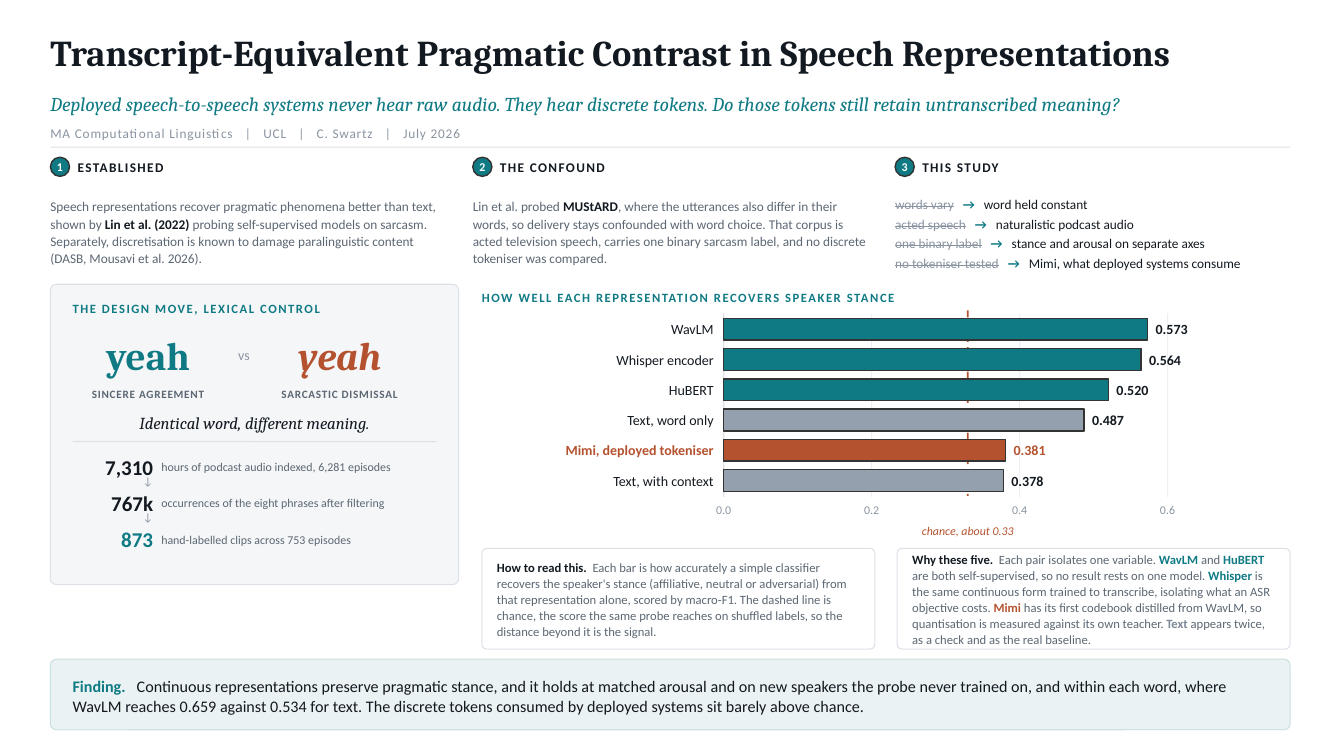
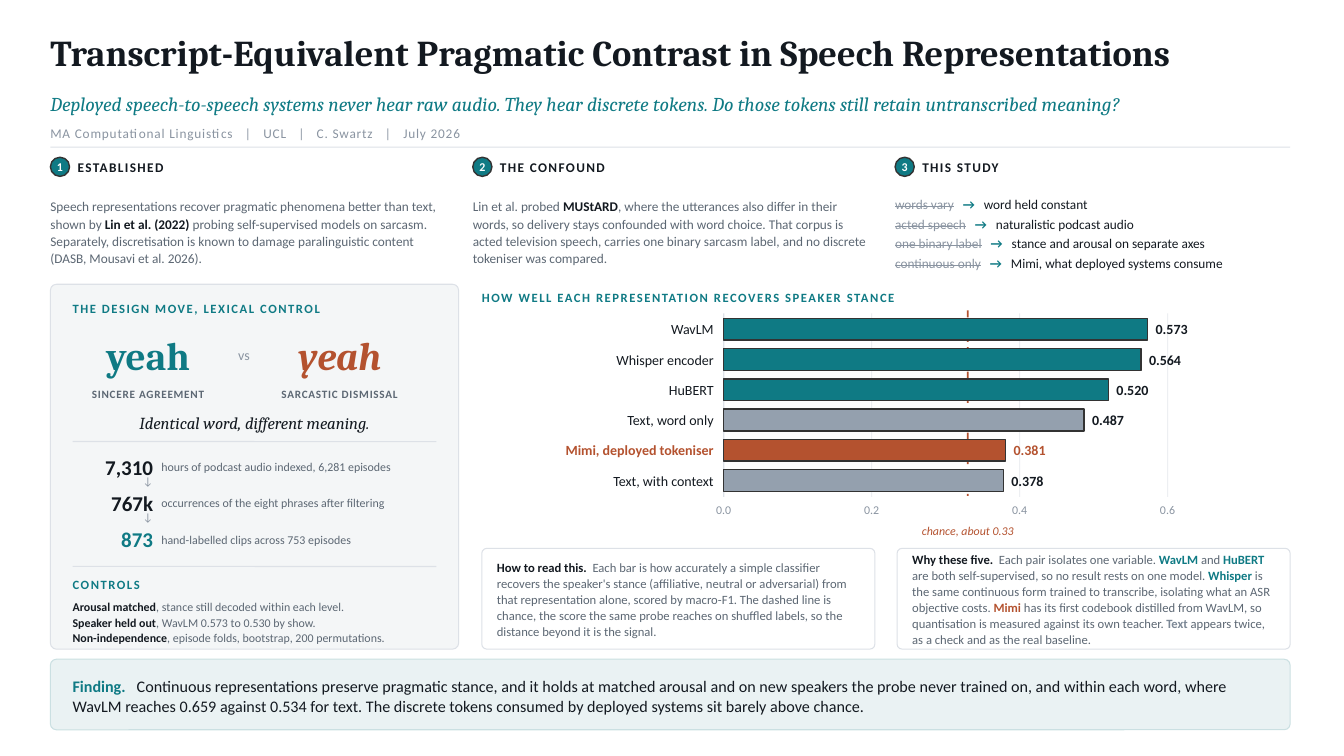
Before and after one commit to syntax606/UCL_Dissertation, a slide deck: slide 1 of docs/advisory_slide.pptx. Drawn at 1344x756 pixels with LibreOffice and Linux fonts; fonts in the diff are those of the drawing. Boxes give left, top, right and bottom in pixels: in the first picture for what was removed or moved away, otherwise in the second. Text is boxed around its words. In the diff, an @@ line names an element or a change of style, - is before the commit and + after.

```diff
--- a/docs/advisory_slide.pptx
+++ b/docs/advisory_slide.pptx
@@ text at [895,258,1223,270]: text changed @@
-no tokeniser tested → Mimi, what deployed systems consume
+continuous only → Mimi, what deployed systems consume
@@ rounded rectangle: place and size @@
-rounded rectangle at [50,284,459,585]
+rounded rectangle at [50,284,459,649]
@@ rounded rectangle at [50,284,459,649]: proportions changed @@
@@ line added from (73, 567) to (437, 567), #DDE1E7 0.75 pt @@
@@ text added at [73,580,140,589], 9 pt, text #0F7A84, bold @@
+CONTROLS
@@ text added at [73,602,384,644], 8.5 pt, text #5C6773 @@
+Arousal matched, stance still decoded within each level.
+Speaker held out, WavLM 0.573 to 0.530 by show.
+Non-independence, episode folds, bootstrap, 200 permutations.
```
Also in this commit, not shown: 1 other file.
